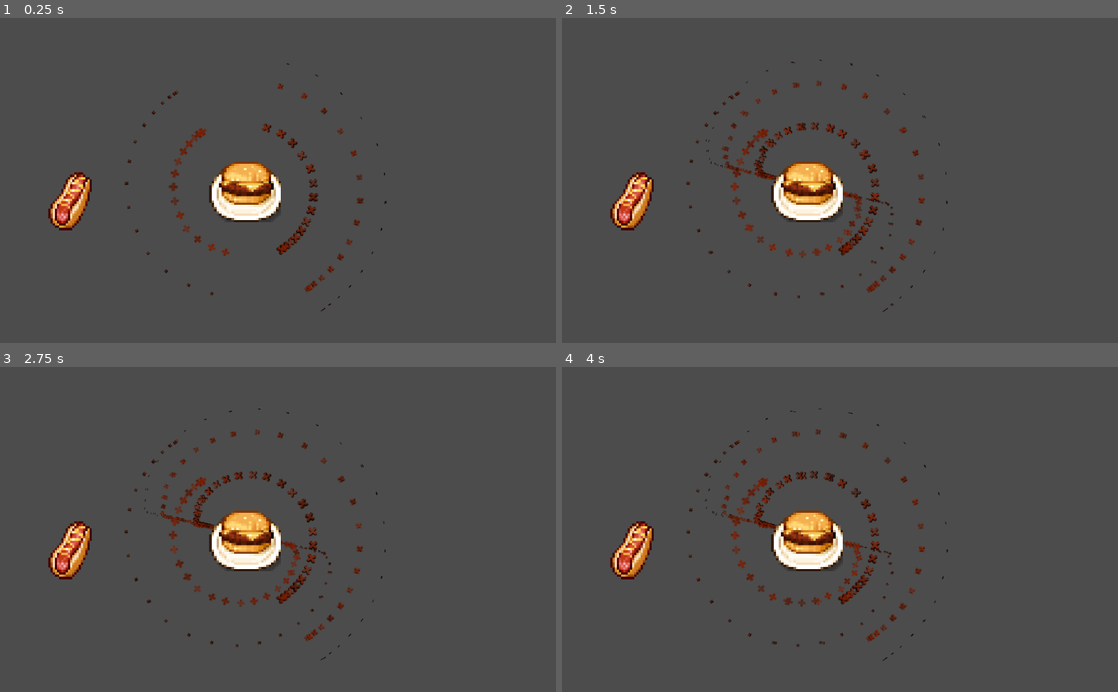
Above: before the commit, frames 1-4 (two rows, left to right).
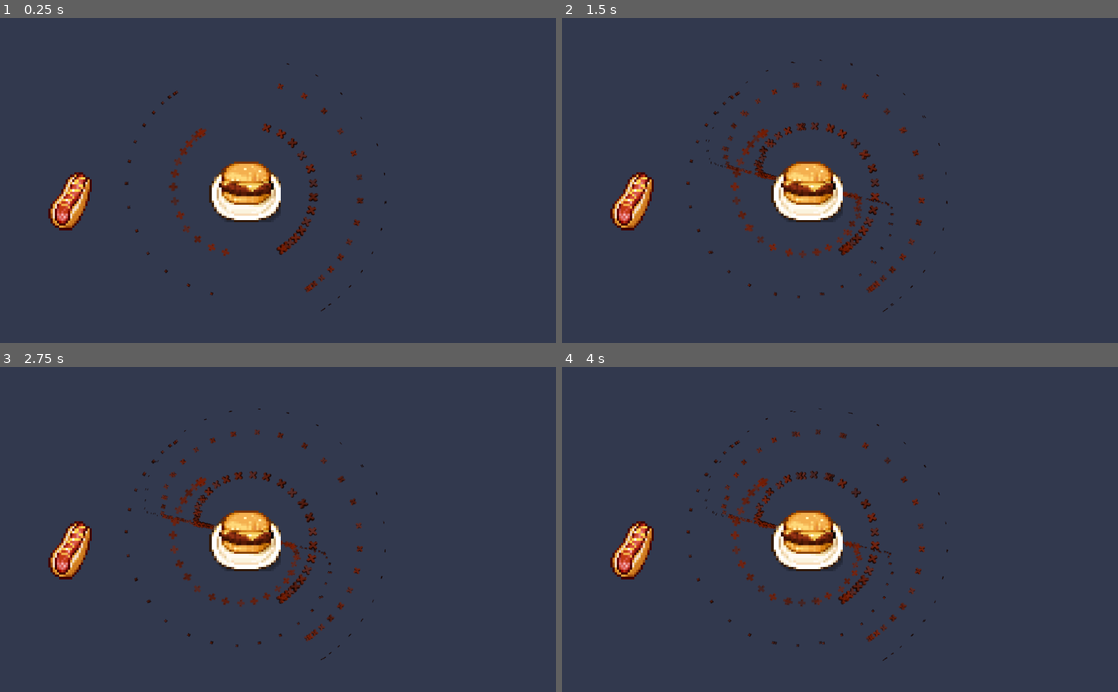
Above: after the commit, the same moments.

Repository: AGarciaNY/impossible_five_game_jam2023
Game: Godot game, scene res://jam assets/Foods/Food_Nodes.tscn
The game is run twice, just before and just after one commit, with the same random seed, the same clock (stepped at 60 frames per second) and the same inputs.
Inputs:
- Up to frame 1 (0.25 s): no input
- Up to frame 2 (1.5 s): hold Right (ui_right) 0.53-1.28 s; hold Down (ui_down) from 1.28 s (still down)
- Up to frame 3 (2.75 s): release Down (ui_down) at 2.03 s; hold Right (ui_right) from 2.03 s (still down)
- Up to frame 4 (4 s): release Right (ui_right) at 2.78 s; hold Up (ui_up) 2.78-3.53 s; hold Left (ui_left) from 3.53 s (still down)

The runs differ from the first frame. In frame 1, 96% of the frame differs, in the area x 0-100%, y 0-100%; in frame 2, 95%; in frame 3, 95%; in frame 4, 95%.

Commit message:
added the menu scene

Diff:
--- /dev/null
+++ b/Menu/Menu.gd
@@ -0,0 +1,27 @@
+extends Control
+
+
+# Declare member variables here. Examples:
+# var a = 2
+# var b = "text"
+
+
+# Called when the node enters the scene tree for the first time.
+func _ready():
+	$ColorRect/VBoxContainer/Start.grab_focus()
+
+
+# Called every frame. 'delta' is the elapsed time since the previous frame.
+#func _process(delta):
+#	pass
+
+
+func _on_Start_pressed():
+	get_tree().change_scene("res://kitchen/kitchen.tscn");
+
+#func _on_Options_pressed():
+#	var options = load().instance()
+#	get_tree().current_scene.add_child(options)
+
+func _on_Quit_pressed():
+	get_tree().quit()
--- /dev/null
+++ b/Menu/Menu.tscn
@@ -0,0 +1,142 @@
+[gd_scene load_steps=12 format=2]
+
+[ext_resource path="res://Menu/Menu.gd" type="Script" id=1]
+[ext_resource path="res://Menu/pdark.ttf" type="DynamicFontData" id=2]
+[ext_resource path="res://jam assets/art/CodingCrate.png" type="Texture" id=3]
+[ext_resource path="res://jam assets/art/tickMark.png" type="Texture" id=4]
+[ext_resource path="res://jam assets/art/continous-snake.png" type="Texture" id=5]
+[ext_resource path="res://jam assets/art/angryguy1.png" type="Texture" id=6]
+
+[sub_resource type="Theme" id=4]
+
+[sub_resource type="DynamicFont" id=1]
+size = 48
+outline_color = Color( 0.952941, 0.92549, 0.92549, 1 )
+font_data = ExtResource( 2 )
+
+[sub_resource type="DynamicFont" id=2]
+size = 48
+font_data = ExtResource( 2 )
+
+[sub_resource type="DynamicFont" id=3]
+size = 48
+font_data = ExtResource( 2 )
+
+[sub_resource type="DynamicFont" id=5]
+size = 128
+font_data = ExtResource( 2 )
+
+[node name="Menu" type="Control"]
+anchor_bottom = 1.0
+theme = SubResource( 4 )
+script = ExtResource( 1 )
+__meta__ = {
+"_edit_use_anchors_": true
+}
+
+[node name="ColorRect" type="ColorRect" parent="."]
+modulate = Color( 0.87451, 0.705882, 0.705882, 1 )
+show_behind_parent = true
+margin_right = 1026.0
+margin_bottom = 597.0
+color = Color( 0.760246, 0.540024, 0.980469, 1 )
+
+[node name="VBoxContainer" type="VBoxContainer" parent="ColorRect"]
+modulate = Color( 0.176471, 0.12549, 0.423529, 1 )
+self_modulate = Color( 0.980392, 0.964706, 0.964706, 1 )
+anchor_top = 1.0
+anchor_bottom = 1.0
+margin_top = -170.0
+margin_right = 236.0
+
+[node name="Start" type="Button" parent="ColorRect/VBoxContainer"]
+margin_right = 236.0
+margin_bottom = 54.0
+focus_neighbour_top = NodePath("../Quit")
+custom_colors/font_color_pressed = Color( 0, 0, 0, 1 )
+custom_fonts/font = SubResource( 1 )
+text = "start"
+flat = true
+
+[node name="Options" type="Button" parent="ColorRect/VBoxContainer"]
+margin_top = 58.0
+margin_right = 236.0
+margin_bottom = 112.0
+custom_fonts/font = SubResource( 2 )
+text = "options"
+flat = true
+
+[node name="Quit" type="Button" parent="ColorRect/VBoxContainer"]
+margin_top = 116.0
+margin_right = 236.0
+margin_bottom = 170.0
+focus_neighbour_bottom = NodePath("../Start")
+custom_fonts/font = SubResource( 3 )
+text = "exit"
+flat = true
+
+[node name="GameTitle" type="RichTextLabel" parent="."]
+margin_left = 393.0
+margin_top = 5.0
+margin_right = 1023.0
+margin_bottom = 386.0
+custom_fonts/normal_font = SubResource( 5 )
+text = "Bound to Work"
+scroll_active = false
+
+[node name="Sprites" type="Node2D" parent="."]
+position = Vector2( 961, 537 )
+scale = Vector2( 0.0557292, 0.0634259 )
+
+[node name="CC" type="Sprite" parent="Sprites"]
+position = Vector2( -13.457, 283.796 )
+scale = Vector2( 1.10748, 1.10949 )
+texture = ExtResource( 3 )
+
+[node name="CC2" type="Sprite" parent="Sprites"]
+modulate = Color( 0.678431, 0.105882, 0.835294, 1 )
+position = Vector2( -12201.9, -7189.49 )
+scale = Vector2( 5.69345, 10.1408 )
+texture = ExtResource( 5 )
+flip_h = true
+
+[node name="CC7" type="Sprite" parent="Sprites"]
+modulate = Color( 0.678431, 0.105882, 0.835294, 1 )
+position = Vector2( -15090.8, -4209.64 )
+scale = Vector2( 1.21841, 1.06296 )
+texture = ExtResource( 6 )
+flip_h = true
+
+[node name="CC3" type="Sprite" parent="Sprites"]
+position = Vector2( -12201.9, -4761.46 )
+scale = Vector2( 5.69345, 10.1408 )
+texture = ExtResource( 5 )
+flip_h = true
+
+[node name="CC4" type="Sprite" parent="Sprites"]
+modulate = Color( 0.678431, 0.105882, 0.835294, 1 )
+position = Vector2( -12201.9, -4761.46 )
+scale = Vector2( 5.69345, 10.1408 )
+texture = ExtResource( 5 )
+flip_h = true
+
+[node name="CC5" type="Sprite" parent="Sprites"]
+modulate = Color( 0.678431, 0.105882, 0.835294, 1 )
+position = Vector2( -12201.9, -2301.9 )
+scale = Vector2( 5.69345, 10.1408 )
+texture = ExtResource( 5 )
+flip_h = true
+
+[node name="CC6" type="Sprite" parent="Sprites"]
+self_modulate = Color( 0.678431, 0.105882, 0.835294, 1 )
+position = Vector2( -12219.8, -67.2283 )
+scale = Vector2( 5.60049, 8.23751 )
+texture = ExtResource( 5 )
+flip_h = true
+
+[node name="TM" type="Sprite" parent="Sprites"]
+texture = ExtResource( 4 )
+
+[connection signal="pressed" from="ColorRect/VBoxContainer/Start" to="." method="_on_Start_pressed"]
+[connection signal="pressed" from="ColorRect/VBoxContainer/Options" to="." method="_on_Options_pressed"]
+[connection signal="pressed" from="ColorRect/VBoxContainer/Quit" to="." method="_on_Quit_pressed"]
--- a/kitchen/kitchen.tscn
+++ b/kitchen/kitchen.tscn
@@ -86,6 +86,11 @@
 [sub_resource type="RectangleShape2D" id=5]
 extents = Vector2( 78.6038, 537.698 )
 
+[sub_resource type="StreamTexture" id=6]
+flags = 4
+
+[sub_resource type="AnimatedTexture" id=7]
+
 [sub_resource type="Shader" id=8]
 code = "shader_type canvas_item;
 
@@ -117,17 +122,14 @@
 
 	COLOR = mix(col, outline_color, maxa - mina);
 }
+
+
 "
 
 [sub_resource type="ShaderMaterial" id=9]
 shader = SubResource( 8 )
 shader_param/outline_width = 4.0
-shader_param/outline_color = Color( 0.184314, 0.686275, 0.239216, 1 )
-
-[sub_resource type="StreamTexture" id=6]
-flags = 4
-
-[sub_resource type="AnimatedTexture" id=7]
+shader_param/outline_color = Color( 0.462745, 0.0705882, 0.937255, 1 )
 
 [node name="Node" type="Node"]
 __meta__ = {
@@ -788,13 +790,6 @@
 texture = ExtResource( 8 )
 offset = Vector2( 1.43799, -92.8367 )
 
-[node name="kitchenBo4" type="Sprite" parent="KitchenArea"]
-material = SubResource( 9 )
-position = Vector2( 1488, 121 )
-scale = Vector2( 0.183147, 0.14141 )
-texture = ExtResource( 14 )
-offset = Vector2( 1.43799, -92.8367 )
-
 [node name="metalCrate" type="Sprite" parent="KitchenArea"]
 position = Vector2( 2180, 340 )
 scale = Vector2( 0.197728, 0.193889 )
@@ -856,6 +851,13 @@
 normal_map = SubResource( 7 )
 region_rect = Rect2( 46, 27, 11, 3 )
 
+[node name="Lolipop" type="Sprite" parent="."]
+material = SubResource( 9 )
+position = Vector2( 1483.82, 112.413 )
+scale = Vector2( 0.174894, 0.127591 )
+texture = ExtResource( 14 )
+offset = Vector2( 1.43799, -92.8367 )
+
 [node name="SkeletonPlayer" parent="." instance=ExtResource( 10 )]
 position = Vector2( 140.927, 353.672 )
 
--- a/project.godot
+++ b/project.godot
@@ -41,4 +41,5 @@
 
 [rendering]
 
+environment/default_clear_color=Color( 0.2, 0.227451, 0.309804, 1 )
 environment/default_environment="res://default_env.tres"
Binary file added: Menu/pdark.ttf
Not shown, added: Menu/perfectdark.txt
Not shown, added: info.txt
Not shown, added: Menu/pink-and-blue-font.zip
